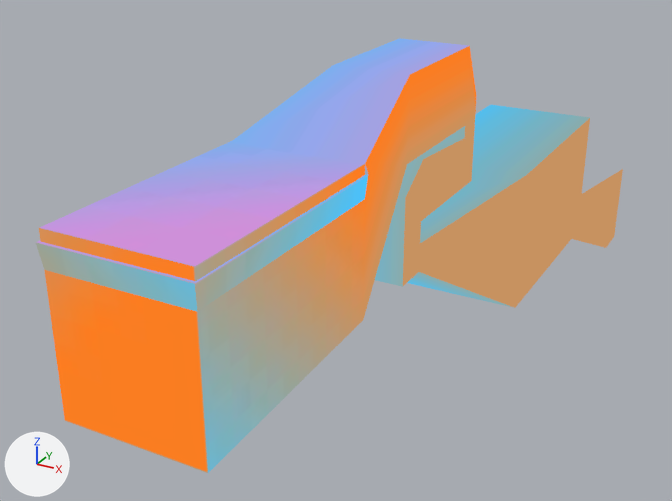
Two versions of the Blender file assets/enemt.blend, one commit apart.
Camera for both pictures: a camera (50 mm lens) standing at (73.0, -109.7, 72.5) and looking at (-12.2, 45.3, -5.0). Every picture has the same lights, and +X, +Y and +Z are marked at lower left.
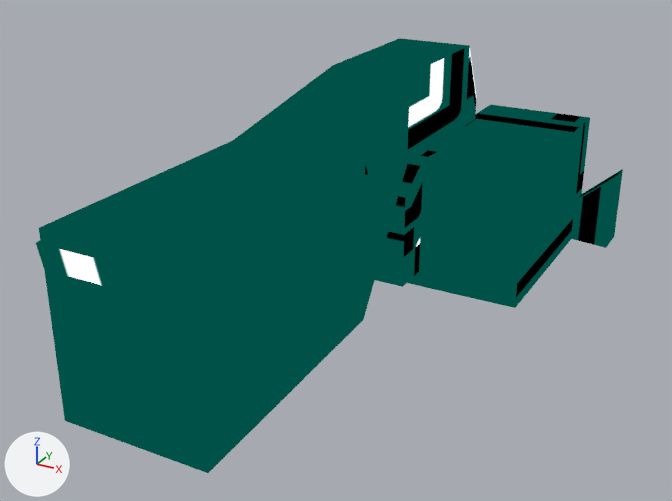
Boxes [x1, y1, x2, y2] around the edits, measured in the pictures (672 x 501 px):
'Plane', surface changed: [36, 38, 623, 473] in both

What changed in the scene script:
```text
Add img_texture_png:
    img_texture_png = load_image('texture.png', 'texture.png', 1500, 1500, 'sRGB')
Change mat_material_001:
    where n1 = _N.new('ShaderNodeTexImage'); n1.name = 'Image Texture'
    n1.image: img_gradient_jpeg -> img_texture_png
Change me_plane_001:
    where me_plane_001.from_pydata(...)  # 78 vertices, 75 faces; spans x -1.7..2.5, y -3.4..15.6, z -3.4..3.8
    used by ob_plane; location = (0.0, 0.0, 0.0); scale = (9.4, 9.4, 9.4)
    me_plane_001 part 1: texture (UV) coordinates of 75 of 75 faces, centred in x -1.7..2.5, y -3.3..15.5, z -3.4..3.8, changed; they spanned u 0.0..0.92, v 0.0..1.0 and now span u 0.0..1.0, v 0.0..1.0
```
